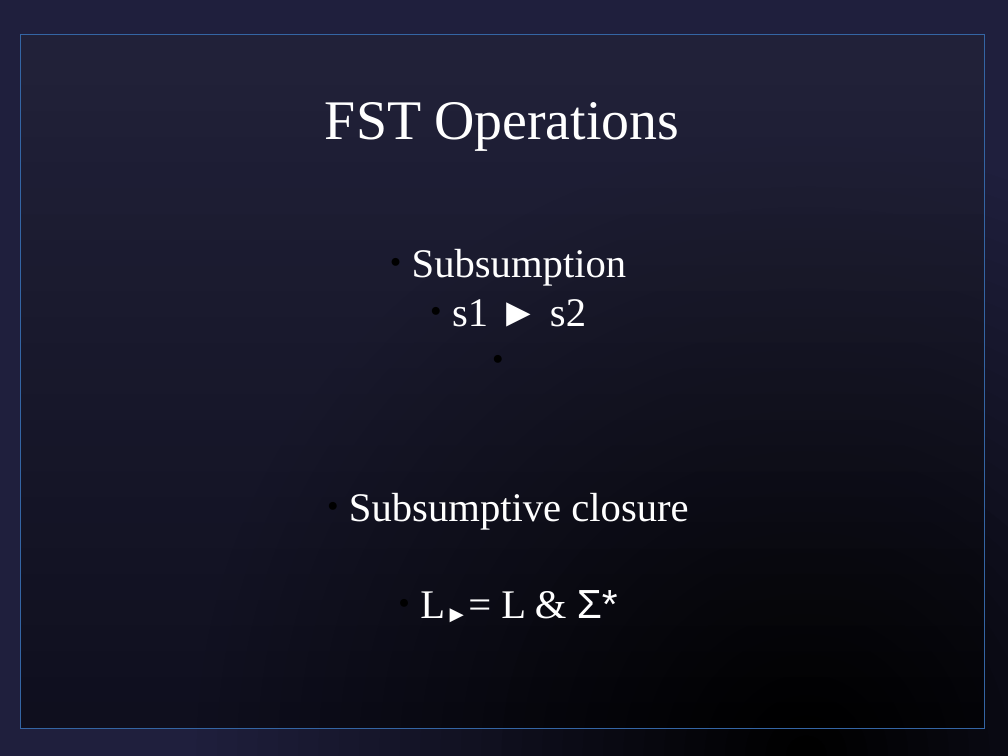
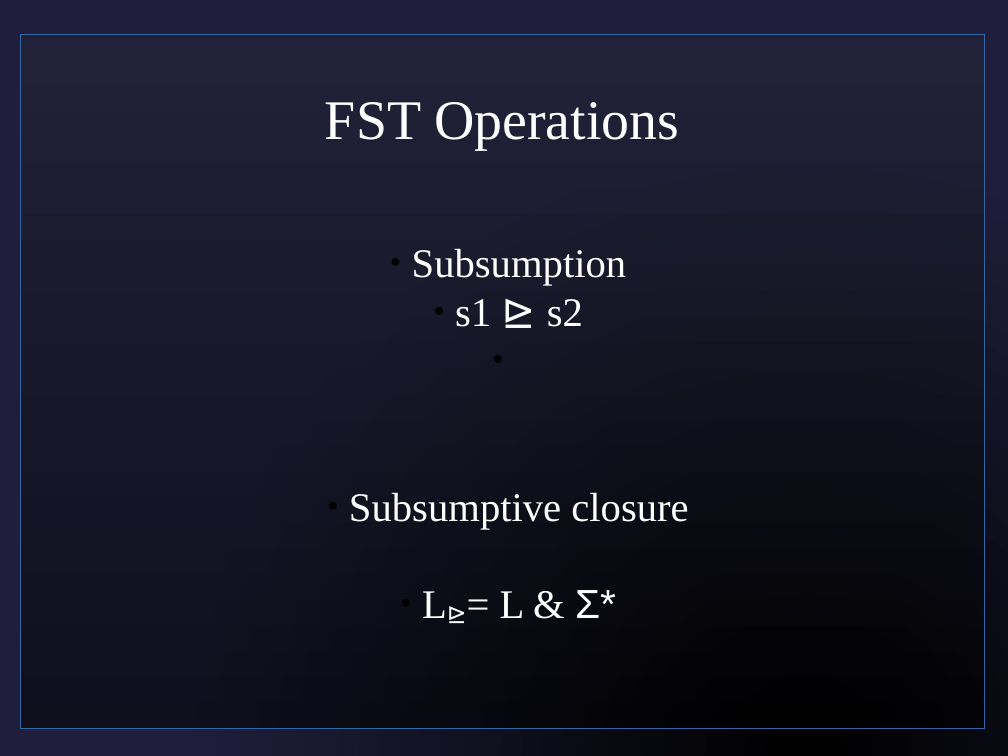
Before and after one commit to sjf/eventlogic, a slide deck: slide 14 of pres1.odp. Drawn at 1008x756 pixels with LibreOffice and Linux fonts; fonts in the diff are those of the drawing; background and template pictures are left out. Boxes give left, top, right and bottom in pixels: in the first picture for what was removed or moved away, otherwise in the second. Text is boxed around its words. In the diff, an @@ line names an element or a change of style, - is before the commit and + after.

```diff
--- a/pres1.odp
+++ b/pres1.odp
@@ subtitle at (455, 299, 583, 327): text changed @@
-  ● s1 ► s2
+  ● s1 ⊵ s2
@@ subtitle at (422, 590, 616, 618): text changed @@
-  ● L►= L & Σ*
+  ● L⊵= L & Σ*
```
Also in this commit, not shown: 5 other slides changed, 1 slide added.
